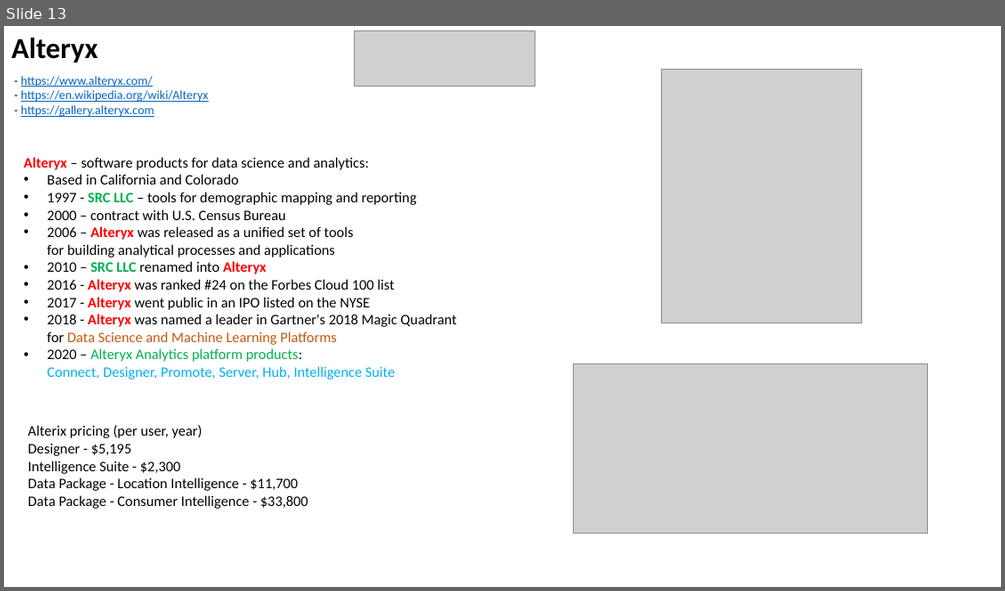
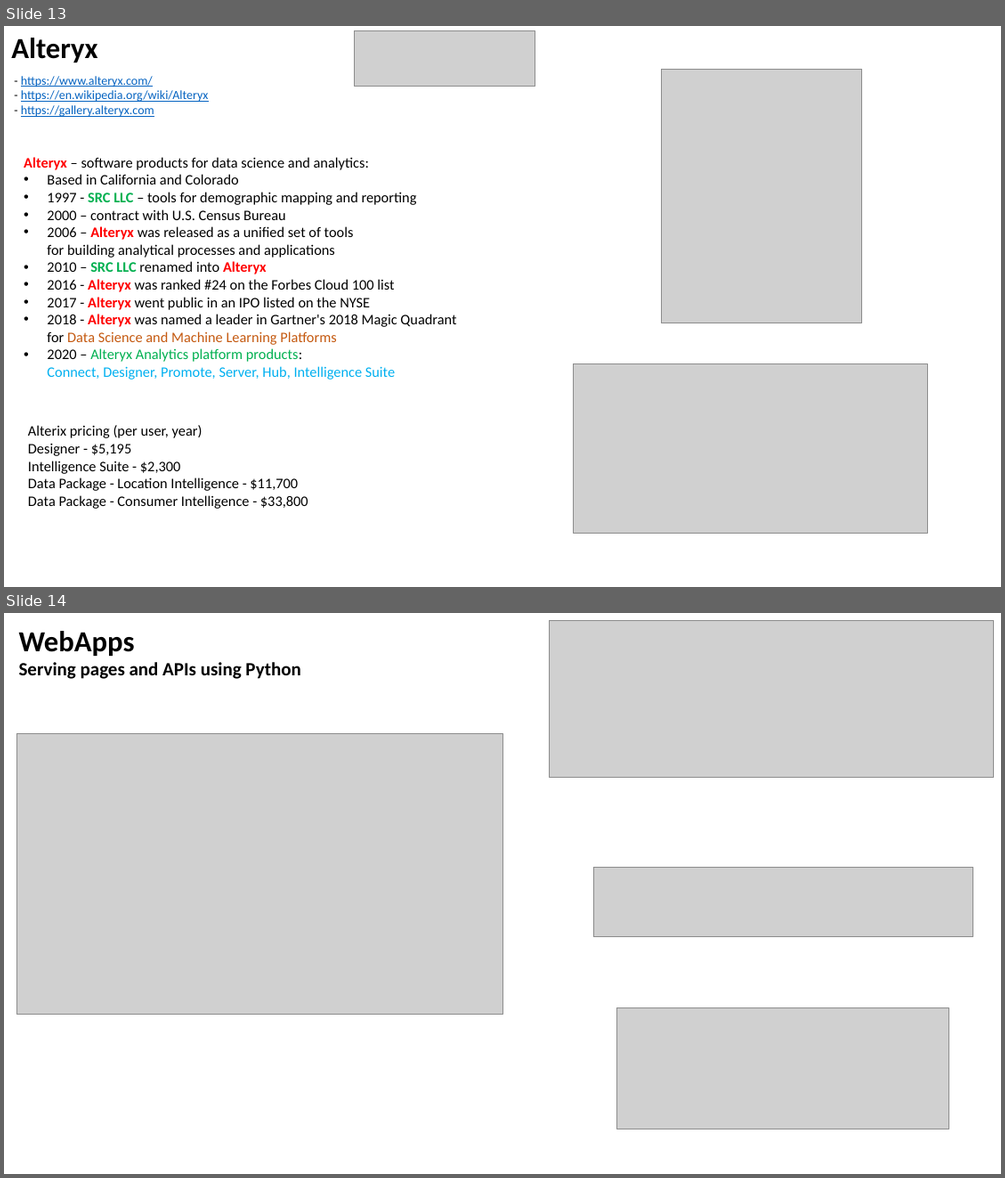
Before and after one commit to lselector/data_architect, a slide deck: DA_13_miscellaneous.pptx. Shown one above the other, each under a label of ours: slide 13 before the commit, slides 13 and 14 after it. The pictures are 1005x591 and 1005x1178 pixels, drawn with LibreOffice and Linux fonts; fonts in the diff are those of the drawing; grey boxes stand for pictures. Boxes give left, top, right and bottom in pixels: in the first picture for what was removed or moved away, otherwise in the second. Text is boxed around its words. In the diff, an @@ line names an element or a change of style, - is before the commit and + after.

```diff
--- a/DA_13_miscellaneous.pptx
+++ b/DA_13_miscellaneous.pptx
@@ slide 14 added at box(4, 613, 1001, 1174), background #FFFFFF @@
@@ text added at box(19, 631, 300, 679), 18 pt, text #000000, bold @@
+WebApps
+Serving pages and APIs using Python
@@ picture added at box(550, 620, 994, 777) @@
@@ picture added at box(16, 733, 502, 1013) @@
@@ picture added at box(593, 867, 973, 937) @@
@@ picture added at box(617, 1008, 949, 1128) @@
```
Also in this commit, not shown: 1 other slide added.
